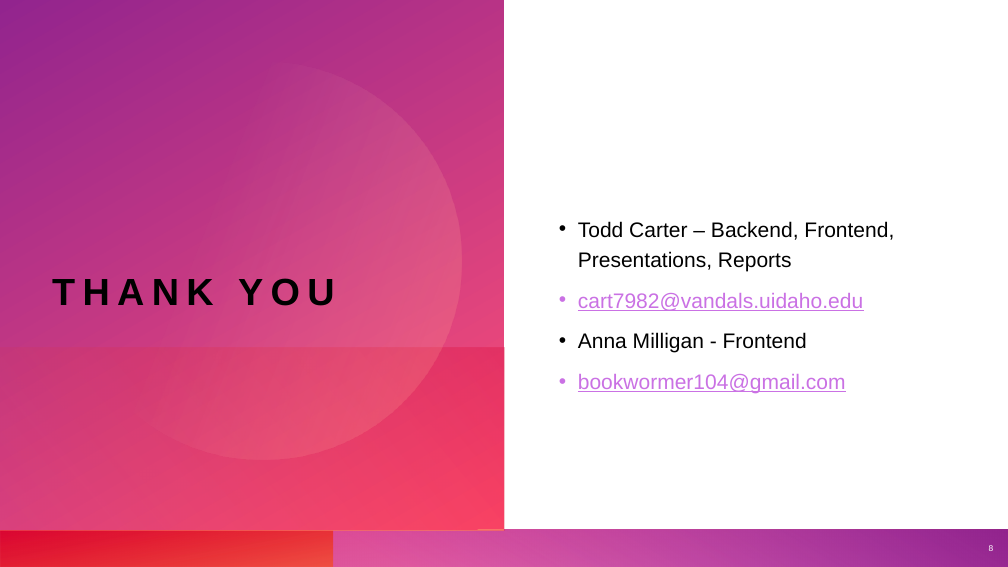
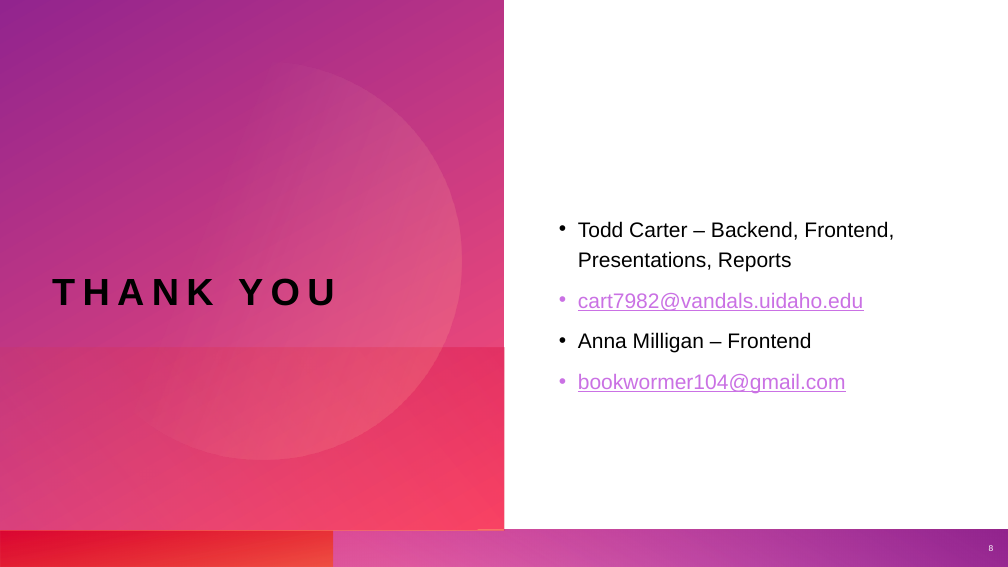
Before and after one commit to cart7982/CaravanSeraiCS360, a slide deck: slide 8 of CaravanSeraiCS360/Presentations/Caravanserai.pptx. Drawn at 1008x567 pixels with LibreOffice and Linux fonts; fonts in the diff are those of the drawing. Boxes give left, top, right and bottom in pixels: in the first picture for what was removed or moved away, otherwise in the second. Text is boxed around its words. In the diff, an @@ line names an element or a change of style, - is before the commit and + after.

```diff
--- a/CaravanSeraiCS360/Presentations/Caravanserai.pptx
+++ b/CaravanSeraiCS360/Presentations/Caravanserai.pptx
@@ text at [578, 332, 811, 353]: text changed @@
-• Anna Milligan - Frontend
+• Anna Milligan – Frontend
```
Also in this commit, not shown: 3 other slides changed, 1 slide added, 1 slide removed, 10 other files.
